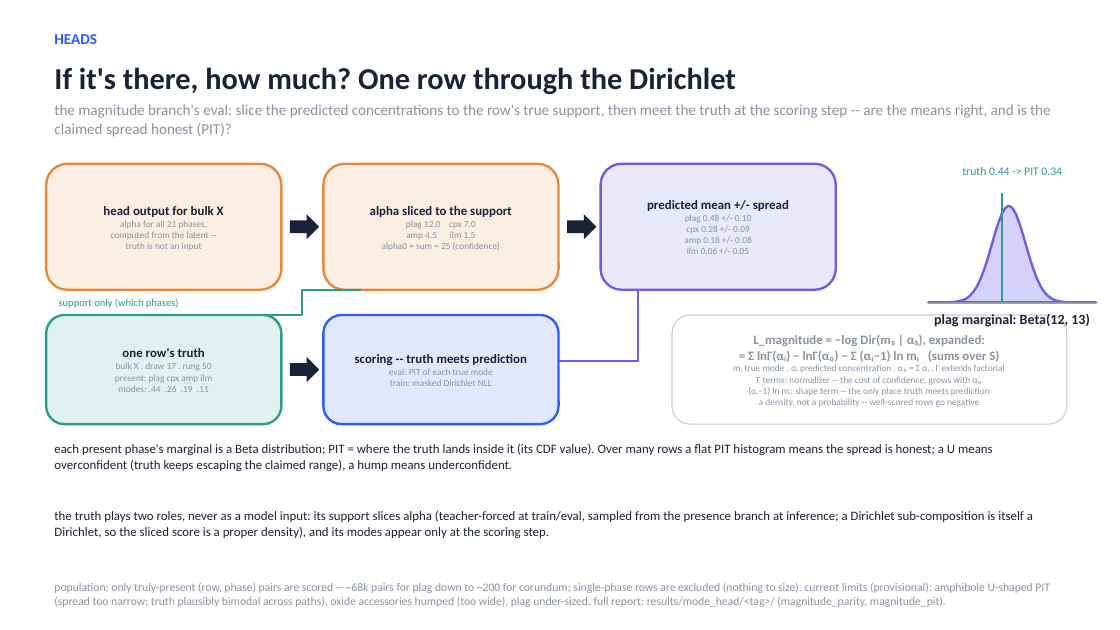
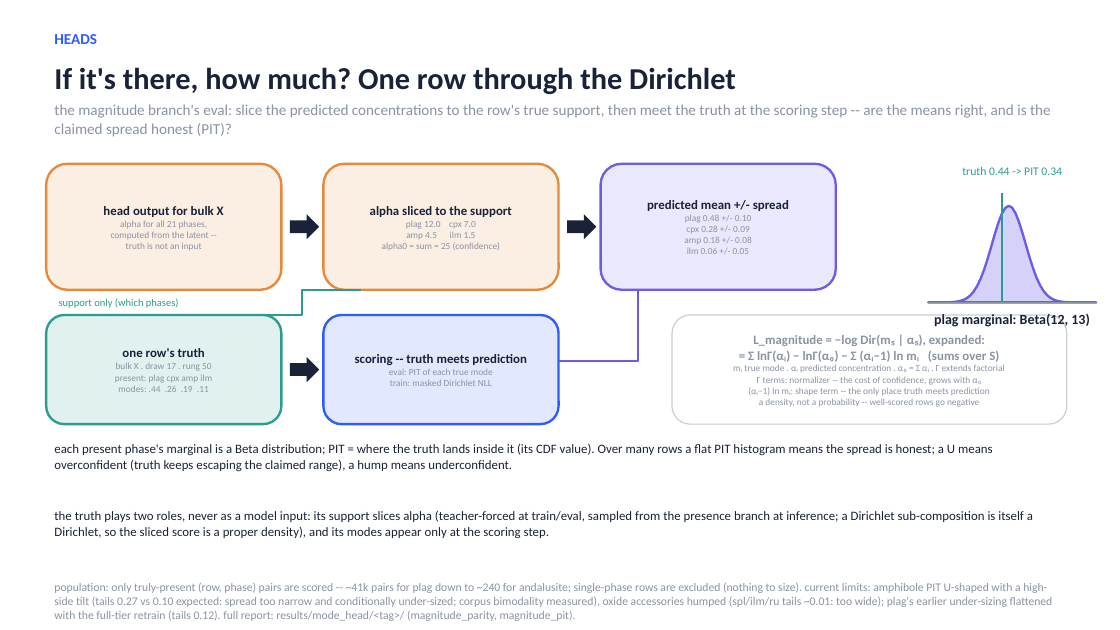
Before and after one commit to matthew-j-liu/phasecast, a slide deck: slide 15 of slides/overview.pptx. Drawn at 1120x630 pixels with LibreOffice and Linux fonts; fonts in the diff are those of the drawing. Boxes give left, top, right and bottom in pixels: in the first picture for what was removed or moved away, otherwise in the second. Text is boxed around its words. In the diff, an @@ line names an element or a change of style, - is before the commit and + after.

Commit message:
with valtest corpus generation complete, swapped that in for the previous split on train (Whereby 80% of train was used to train and 20% used for the quality control evals and plots. updated slides, docs, tests, etc. accordingly. no major changes in conclusions, though stronger on amphibole strengthens intuition on previous exploration re: bimodality, conditioning mode prediction on the set of predicted minerals, and mixture of distribution prediction

```diff
--- a/slides/overview.pptx
+++ b/slides/overview.pptx
@@ text at (54,583,1053,621): text changed @@
-population: only truly-present (row, phase) pairs are scored -- ~68k pairs for plag down to ~200 for corundum; single-phase rows are excluded (nothing to size). current limits (provisional): amphibole U-shaped PIT (spread too narrow; truth plausibly bimodal across paths), oxide accessories humped (too wide), plag under-sized. full report: results/mode_head/<tag>/ (magnitude_parity, magnitude_pit).
+population: only truly-present (row, phase) pairs are scored -- ~41k pairs for plag down to ~240 for andalusite; single-phase rows are excluded (nothing to size). current limits: amphibole PIT U-shaped with a high-side tilt (tails 0.27 vs 0.10 expected: spread too narrow and conditionally under-sized; corpus bimodality measured), oxide accessories humped (spl/ilm/ru tails ~0.01: too wide); plag's earlier under-sizing flattened with the full-tier retrain (tails 0.12). full report: results/mode_head/<tag>/ (magnitude_parity, magnitude_pit).
```
Also in this commit, not shown: 2 other slides changed, 16 other files.
